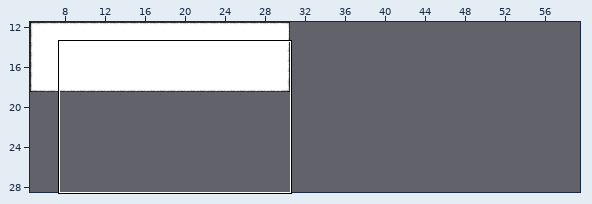
Tiled map -- client/Content/maps/default.tmx. Above: a wide view before the commit, with the close-up outlined.
Close-up. Old version:
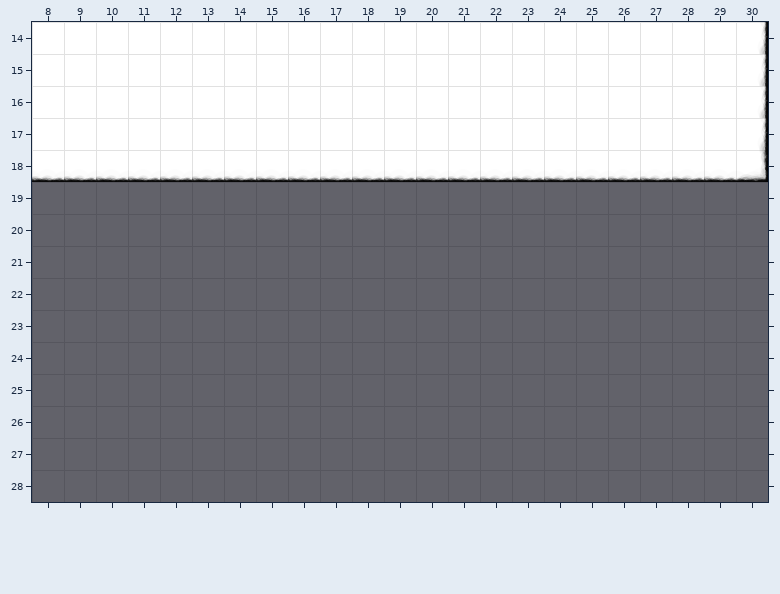
Cells are 32x32 px. Shown: x 8..30, y 14..28. The commit also changed other parts of the map, which this record leaves out.
Once edited:
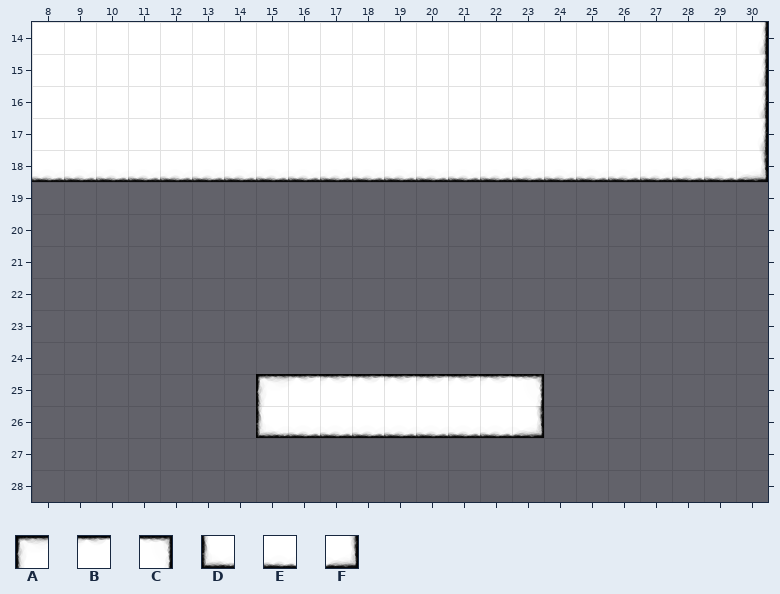
Key: from "default": A 0, B 1, C 2, D 6, E 7, F 8.
_ is an empty cell.
The exact change:
Layer "Tile Layer 1":
y 25: x 15..23 _________ -> ABBBBBBBC
y 26: x 15..23 _________ -> DEEEEEEEF
Pixel boxes of the changes (left, top, right, bottom) in both close-ups:
added: (256, 374, 544, 438)
